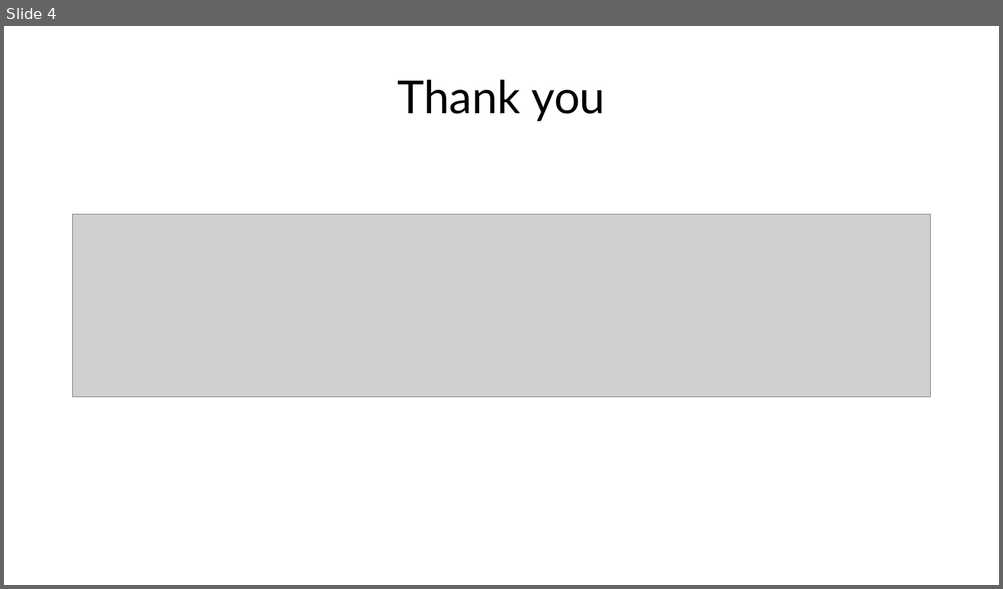
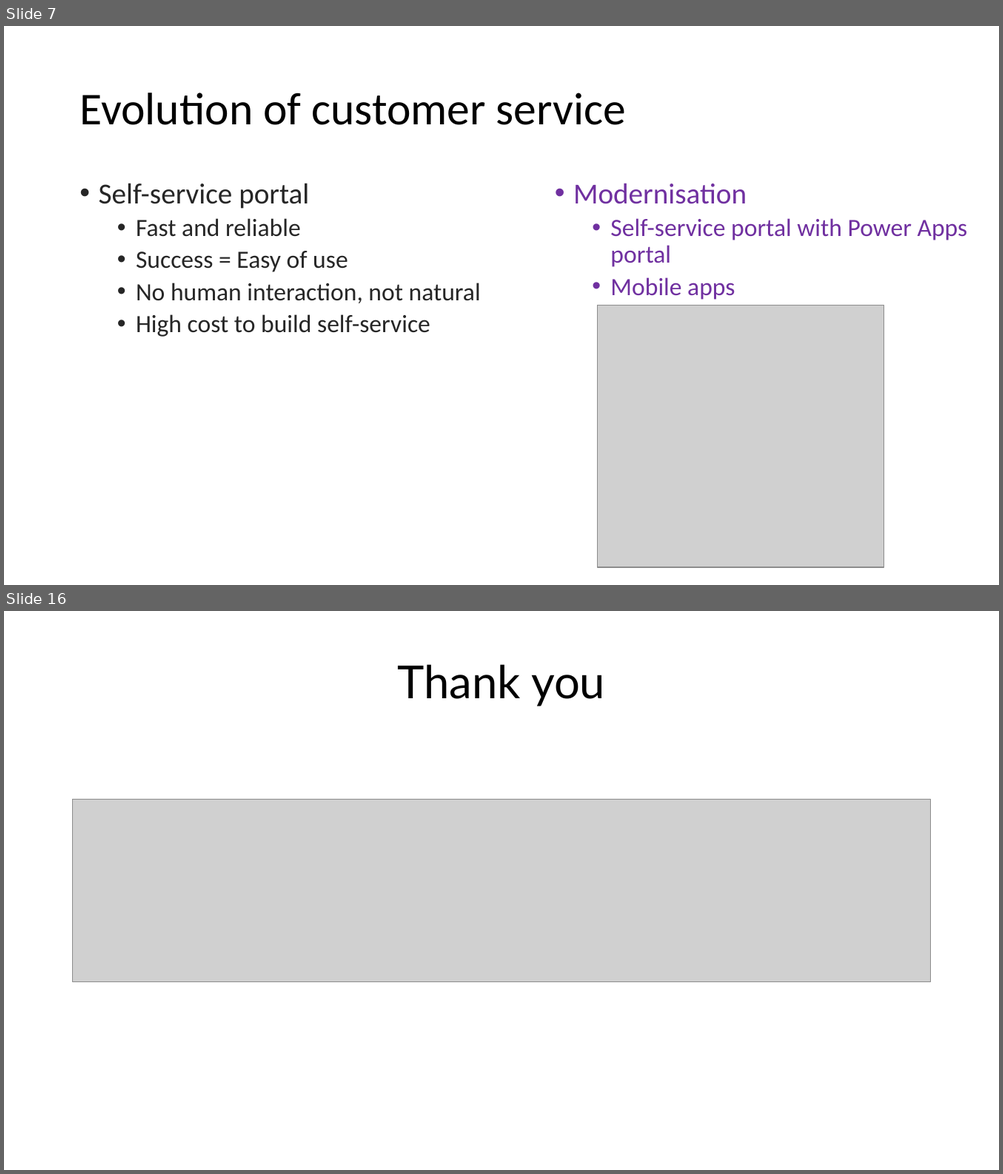
Before and after one commit to ramimounla/GlobalPowerPlatformBootcamp, a slide deck: Slides/Aung Khaing - Serve your customers using power virtual agents - 300 GPPB Wellington.pptx. Shown one above the other, each under a label of ours: slide 4 before the commit, slides 7 and 16 after it; the slides between them are not shown. The pictures are 1003x589 and 1003x1174 pixels, drawn with LibreOffice and Linux fonts; fonts in the diff are those of the drawing; grey boxes stand for pictures; background and template pictures are left out. Boxes give left, top, right and bottom in pixels: in the first picture for what was removed or moved away, otherwise in the second. Text is boxed around its words. In the diff, an @@ line names an element or a change of style, - is before the commit and + after.

```diff
--- a/Slides/Aung Khaing - Serve your customers using power virtual agents - 300 GPPB Wellington.pptx
+++ b/Slides/Aung Khaing - Serve your customers using power virtual agents - 300 GPPB Wellington.pptx
@@ slide 7 added at bbox=[4, 26, 999, 585], background picture (left out) @@
@@ title added at bbox=[79, 93, 626, 125], 44 pt, text #000000 @@
+Evolution of customer service
@@ text added at bbox=[99, 183, 481, 337], 24 pt, text #262626 @@
+• Self-service portal
+  • Fast and reliable
+  • Success = Easy of use
+  • No human interaction, not natural
+  • High cost to build self-service
@@ text added at bbox=[573, 183, 967, 300], 24 pt, text #7030A0 @@
+• Modernisation
+  • Self-service portal with Power Apps portal
+  • Mobile apps
@@ picture added at bbox=[598, 306, 884, 568] @@
@@ what was slide 4 is now slide 16 @@
```
Also in this commit, not shown: 1 slide changed, 13 other slides added, 2 slides removed.
